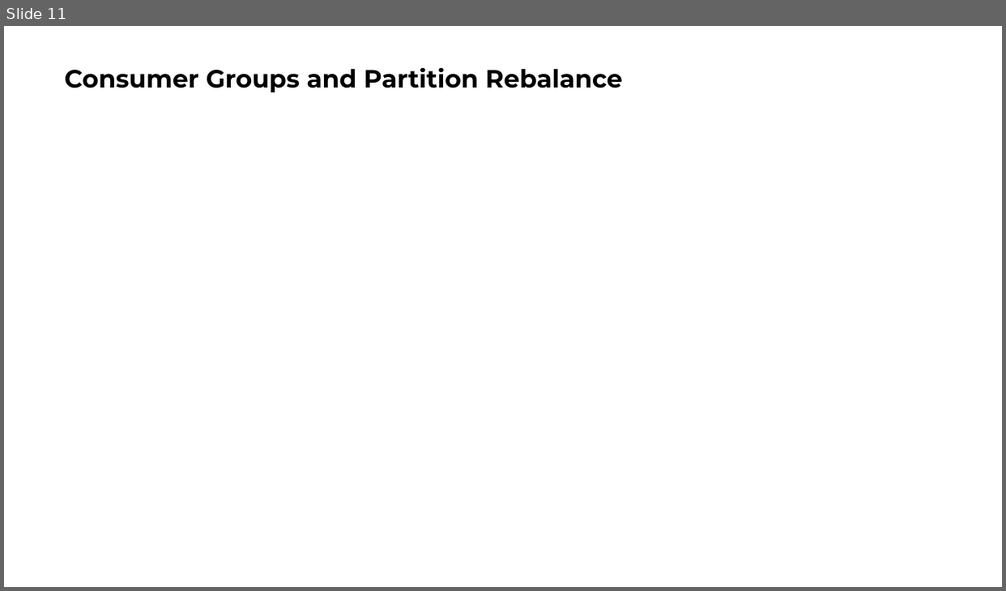
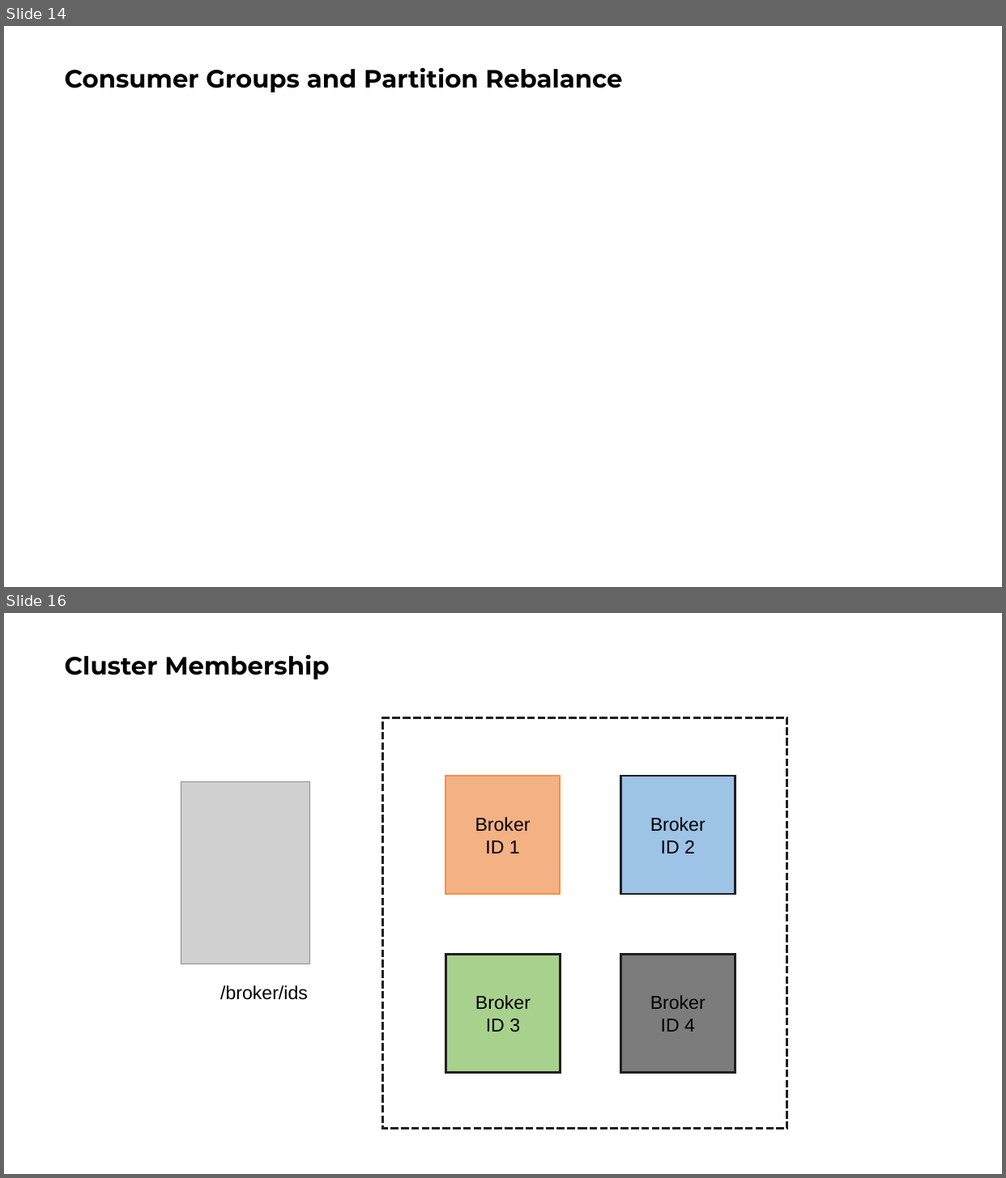
Before and after one commit to ngoctd314/books-note, a slide deck: Kafka Definitive Guide.pptx. Shown one above the other, each under a label of ours: slide 11 before the commit, slides 14 and 16 after it; the slides between them are not shown. The pictures are 1006x591 and 1006x1178 pixels, drawn with LibreOffice and Linux fonts; fonts in the diff are those of the drawing; grey boxes stand for pictures. Boxes give left, top, right and bottom in pixels: in the first picture for what was removed or moved away, otherwise in the second. Text is boxed around its words. In the diff, an @@ line names an element or a change of style, - is before the commit and + after.

```diff
--- a/Kafka Definitive Guide.pptx
+++ b/Kafka Definitive Guide.pptx
@@ slide 16 added at (4,613,1002,1174), background #FFFFFF @@
@@ title added at (65,654,329,679), 24 pt, text #000000, bold @@
+Cluster Membership
@@ rectangle added at (383,717,787,1129), outline #202020 2.5 pt dashed @@
@@ picture added at (181,782,309,965) @@
@@ rectangle added at (445,776,560,895), fill #F4B183, outline #FF8D41 2 pt, 18 pt, text #000000 @@
+Broker
+ID 1
@@ rectangle added at (621,776,735,895), fill #9DC3E6, outline #202020 2 pt, 18 pt, text #000000 @@
+Broker
+ID 2
@@ rectangle added at (445,954,560,1072), fill #A9D18E, outline #202020 2 pt, 18 pt, text #000000 @@
+Broker
+ID 3
@@ rectangle added at (621,954,735,1072), fill #7C7C7C, outline #202020 2 pt, 18 pt, text #000000 @@
+Broker
+ID 4
@@ text added at (220,986,308,1000), 18 pt, text #000000 @@
+/broker/ids
@@ what was slide 11 is now slide 14 @@
```
Also in this commit, not shown: 2 slides changed, 8 other slides added, 5 slides removed, 3 other files.
